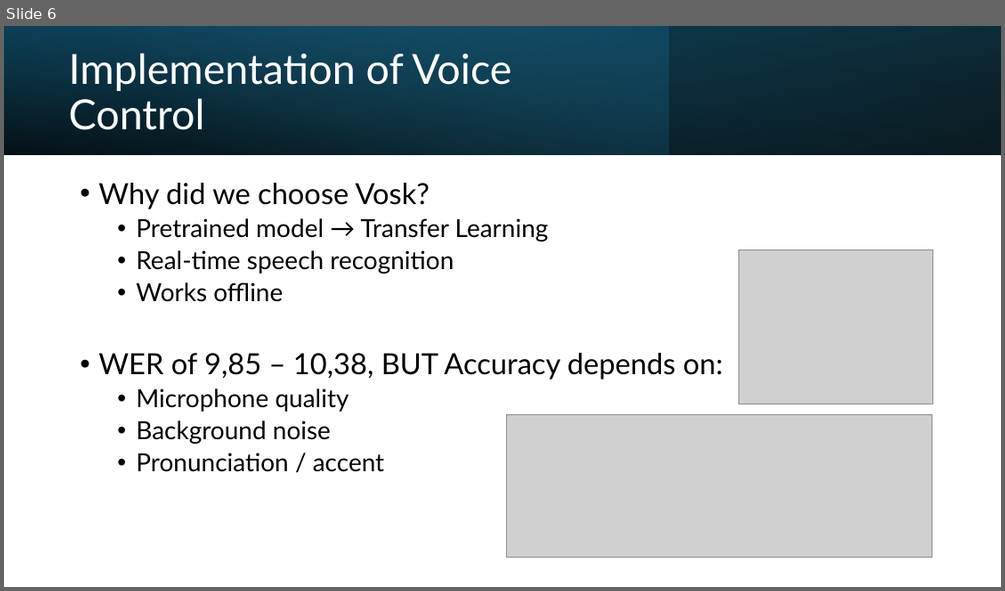
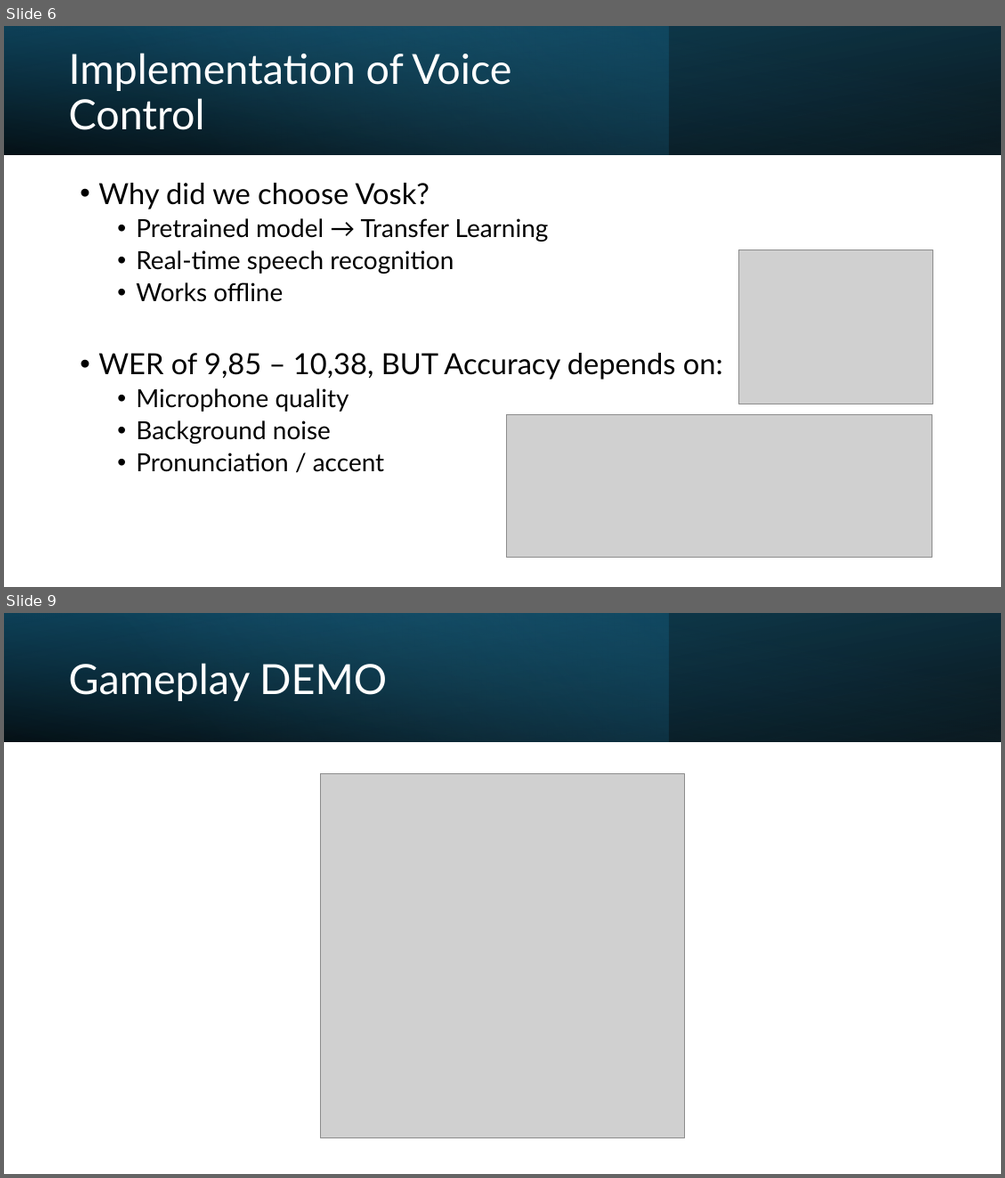
Before and after one commit to K1-mbf/Scibio_final_project, a slide deck: presentation.pptx. Shown one above the other, each under a label of ours: slide 6 before the commit, slides 6 and 9 after it; the slides between them are not shown. The pictures are 1005x591 and 1005x1178 pixels, drawn with LibreOffice and Linux fonts; fonts in the diff are those of the drawing; grey boxes stand for pictures. Boxes give left, top, right and bottom in pixels: in the first picture for what was removed or moved away, otherwise in the second. Text is boxed around its words. In the diff, an @@ line names an element or a change of style, - is before the commit and + after.

```diff
--- a/presentation.pptx
+++ b/presentation.pptx
@@ slide 9 added at <box>4,613,1001,1174</box>, background #FFFFFF @@
@@ rectangle added at <box>4,613,1001,742</box>, fill gradient #000000 to #104862 @@
@@ rectangle added at <box>4,613,669,742</box>, fill gradient #156082 to #46B1E1 @@
@@ rectangle added at <box>4,613,1001,742</box>, fill gradient #000000 to #156082 @@
@@ title added at <box>69,663,387,701</box>, 40 pt, text #FFFFFF @@
+Gameplay DEMO
@@ picture added at <box>320,774,685,1138</box> @@
```
Also in this commit, not shown: 5 slides changed, 4 other slides added, 2 slides removed.
